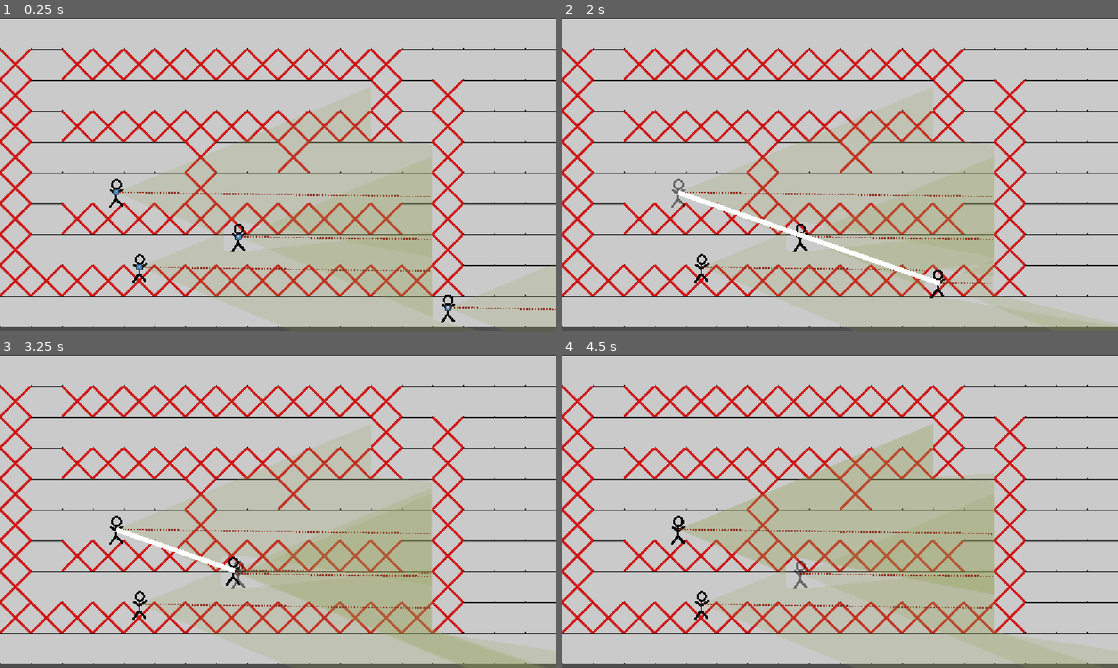
Above: before the commit, frames 1-4 (two rows, left to right).
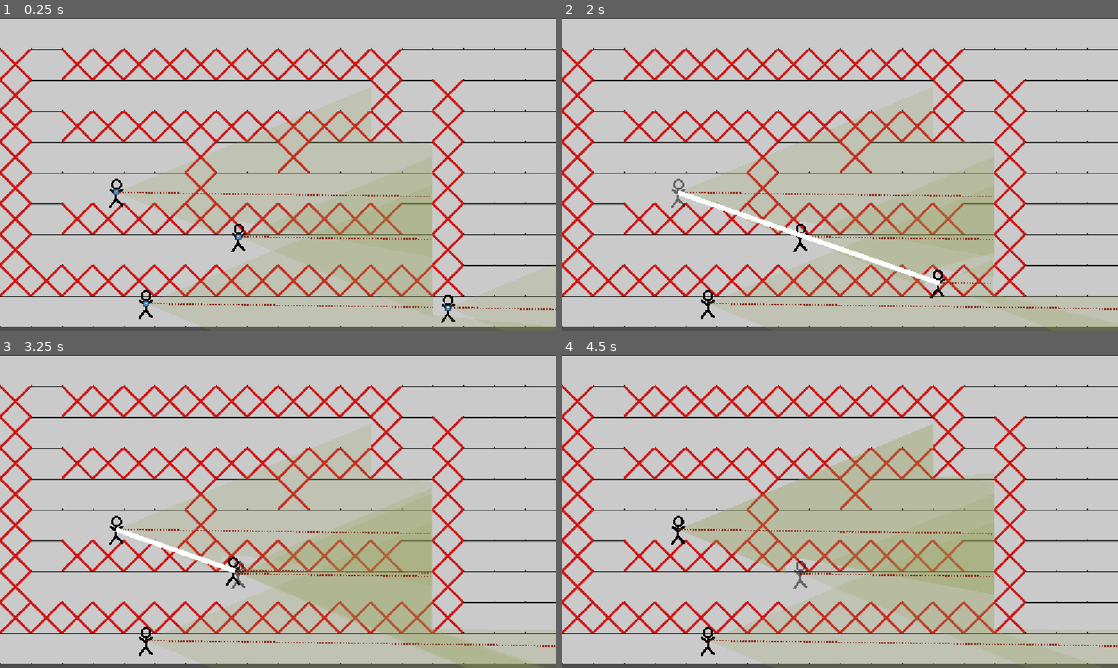
Above: after the commit, the same moments.

Repository: NevenIlincic/Tactical_Move
Game: Godot game, scene res://Scenes/Test_Scene.tscn
The game is run twice, just before and just after one commit, with the same random seed, the same clock (stepped at 60 frames per second) and the same inputs. The engine's default icon, where the game draws it, is replaced by a stand-in: a white triangle on a blue panel in a dark square.
Inputs (mouse positions are in pixels of both pictures, inside the frame that each line leads up to):
- Up to frame 1 (0.25 s): no input
- Up to frame 2 (2 s): tap Enter at 0.5 s; move the mouse to (1012, 309) at 0.52 s; press the mouse at (1012, 309) at 0.53 s; tap W (reset_look_at_path) at 1.25 s; move the mouse to (678, 193) at 1.27 s; release the mouse at (678, 193) at 1.28 s; tap Space (move_confirm) at 1.35 s; click (678, 193) at 1.42 s
- Up to frame 3 (3.25 s): move the mouse to (139, 605) at 2.02 s; right-click (139, 605) at 2.1 s; click (139, 605) at 2.17 s; move the mouse to (239, 574) at 2.77 s; click (239, 574) at 2.85 s
- Up to frame 4 (4.5 s): move the mouse to (1006, 558) at 3.52 s; tap Space (move_confirm) at 3.6 s; click (1006, 558) at 3.67 s; move the mouse to (673, 464) at 4.27 s; right-click (673, 464) at 4.35 s; click (673, 464) at 4.42 s

The runs differ from the first frame. In frame 1, 0.6% of the frame differs, in the area x 23-84%, y 75-99%; in frame 2, 0.6%; in frame 3, 0.7%; in frame 4, 0.7%, in the area x 23-100%, y 75-99%.

Commit message:
[ADD] Weapon states

Diff:
--- a/Scenes/Enemy/enemy.gd
+++ b/Scenes/Enemy/enemy.gd
@@ -3,7 +3,7 @@
 
 var num_seen_by: int = 0
 
-
+@export var HP: float = 100.0
 
 func _ready() -> void:
 	visible = false
--- a/Scenes/Test_Scene.tscn
+++ b/Scenes/Test_Scene.tscn
@@ -5,6 +5,9 @@
 [ext_resource type="Texture2D" uid="uid://dx4qogxo2oe5u" path="res://Sprites/Tiles/New Piskel-2.png (46).png" id="2_mwjvy"]
 [ext_resource type="PackedScene" uid="uid://chy7dddrrr700" path="res://Scenes/Player/Player.tscn" id="4_10mtb"]
 [ext_resource type="PackedScene" uid="uid://y3pndfcq1kxo" path="res://Scenes/Enemy/Enemy.tscn" id="5_svcn8"]
+[ext_resource type="Script" uid="uid://cubw4ogrqm6po" path="res://Scripts/Weapon/weapon.gd" id="6_mykrp"]
+[ext_resource type="Script" uid="uid://bqnc1ha42r85" path="res://Scripts/Weapon/pistol.gd" id="7_88mxo"]
+[ext_resource type="Script" uid="uid://bmr38t2grjqqv" path="res://Scripts/Weapon/m4a1_rifle.gd" id="7_argnq"]
 
 [sub_resource type="TileSetAtlasSource" id="TileSetAtlasSource_10mtb"]
 texture = ExtResource("2_mwjvy")
@@ -27,6 +30,18 @@
 sources/1 = SubResource("TileSetAtlasSource_mwjvy")
 sources/0 = SubResource("TileSetAtlasSource_10mtb")
 
+[sub_resource type="Resource" id="Resource_88mxo"]
+script = ExtResource("7_88mxo")
+current_ammo = 3
+max_ammo_capacity = 3
+fire_rate = 1.0
+damage = 10.0
+metadata/_custom_type_script = "uid://bqnc1ha42r85"
+
+[sub_resource type="Resource" id="Resource_8c5ma"]
+script = ExtResource("7_argnq")
+metadata/_custom_type_script = "uid://bmr38t2grjqqv"
+
 [sub_resource type="RectangleShape2D" id="RectangleShape2D_06txj"]
 size = Vector2(64, 448)
 
@@ -35,6 +50,26 @@
 
 [sub_resource type="RectangleShape2D" id="RectangleShape2D_fhwqp"]
 size = Vector2(64, 192)
+
+[sub_resource type="Resource" id="Resource_ofkpl"]
+script = ExtResource("7_88mxo")
+current_ammo = 3
+max_ammo_capacity = 3
+fire_rate = 1.0
+damage = 10.0
+metadata/_custom_type_script = "uid://bqnc1ha42r85"
+
+[sub_resource type="Resource" id="Resource_argnq"]
+script = ExtResource("7_88mxo")
+metadata/_custom_type_script = "uid://bqnc1ha42r85"
+
+[sub_resource type="Resource" id="Resource_yn6en"]
+script = ExtResource("7_argnq")
+metadata/_custom_type_script = "uid://bmr38t2grjqqv"
+
+[sub_resource type="Resource" id="Resource_ltieu"]
+script = ExtResource("7_88mxo")
+metadata/_custom_type_script = "uid://bqnc1ha42r85"
 
 [node name="Node2D" type="Node2D" unique_id=1609049363 groups=["Level"]]
 script = ExtResource("1_4ms0o")
@@ -47,7 +82,8 @@
 
 [node name="Player2" parent="." unique_id=2120155671 instance=ExtResource("4_10mtb")]
 position = Vector2(928, 600)
-current_engagement_rule = 2
+current_engagement_rule = 4
+weapons = Array[ExtResource("6_mykrp")]([SubResource("Resource_88mxo"), SubResource("Resource_8c5ma")])
 
 [node name="StaticBody2D" type="StaticBody2D" parent="." unique_id=1702938192]
 position = Vector2(928, 288)
@@ -74,9 +110,15 @@
 
 [node name="Player" parent="." unique_id=1108589071 instance=ExtResource("4_10mtb")]
 position = Vector2(241, 361)
+current_engagement_rule = 2
 
 [node name="Player3" parent="." unique_id=933176661 instance=ExtResource("4_10mtb")]
-position = Vector2(289, 516)
+position = Vector2(302, 591)
+current_engagement_rule = 4
+weapons = Array[ExtResource("6_mykrp")]([SubResource("Resource_ofkpl")])
 
 [node name="Player4" parent="." unique_id=1948750327 instance=ExtResource("4_10mtb")]
 position = Vector2(494, 453)
+current_engagement_rule = 3
+weapons = Array[ExtResource("6_mykrp")]([SubResource("Resource_argnq"), SubResource("Resource_yn6en")])
+current_weapon = SubResource("Resource_ltieu")
--- a/Scripts/Player/player.gd
+++ b/Scripts/Player/player.gd
@@ -39,21 +39,27 @@
 var is_shooting: bool = false
 var enemies_in_sight: Dictionary = {} #{Enemy: true}
 
+@export var weapons: Array[Weapon]
+@export var current_weapon: Weapon
+
 func _ready() -> void:
 	player_path.append(global_position)
 	set_up_lines_data()
 	connect_to_signals()
-
+	if not weapons.is_empty():
+		current_weapon = weapons[0]
+		current_weapon.set_weapon_owner(self)
+		print(current_weapon)
 func is_player_walking() -> bool:
 	return is_walking
 func has_enemies_in_sight() -> bool:
 	return not enemies_in_sight.is_empty()
-func is_player_shooting() -> bool:
-	return is_shooting
+#func is_player_shooting() -> bool:
+	#return is_shooting
 
 #Checks if player is in his finished state
 func is_in_finished_state():
-	return not is_player_walking() and not is_player_shooting() and not has_enemies_in_sight()
+	return not is_player_walking() and not has_enemies_in_sight()
 
 func set_up_lines_data():
 	player_path_line.add_point(global_position)
@@ -61,21 +67,12 @@
 	player_look_at_line.set_player_look_at_position_sprite(look_at_position_sprite)
 
 func connect_to_signals():
-	Signals.move_player.connect(move)
+	#Signals.move_player.connect(move)
 	Signals.show_enemy.connect(_on_enemy_seen)
 	Signals.hide_enemy.connect(_on_enemy_lost)
 
 func _physics_process(delta: float) -> void:
 	vision_polygon.update_vision()
-		#if enemy_to_shoot:
-			##print("PUC PUC!")
-			#if follow_enemy_with_rotation:
-				#look_at(enemy_to_shoot.global_position)
-			#else:
-				#set_player_looking_at()
-		#else:
-			#set_player_looking_at()
-
 #Called when ActionState
 func do_while_action(delta: float):
 	check_is_enemy_in_sight()
@@ -83,6 +80,8 @@
 	#vision_polygon.update_vision()
 	move_player_look_at_line_start_position()
 	gradually_remove_path_line()
+	if current_weapon:
+		current_weapon.update(delta)
 
 func check_is_enemy_in_sight():
 	if enemy_to_shoot:
@@ -159,12 +158,12 @@
 func do_actions():
 	player_look_at_line.reset_path()
 	#num_available_steps -= num_steps_to_do
-	await move()
-	on_move_finished()
+	await _move()
+	_on_move_finished()
 
 var rotation_tween: Tween
 var move_tween: Tween
-func move():
+func _move():
 	is_walking = true
 	rotation_tween = create_tween()
 	move_tween = create_tween()
@@ -175,7 +174,7 @@
 	if rotation_tween and rotation_tween.is_valid():
 		await rotation_tween.finished
 
-func on_move_finished():
+func _on_move_finished():
 	is_walking = false
 	player_path.clear()
 	point_to_look = null
@@ -225,7 +224,13 @@
 		EngagementRules.MOVE_AND_SHOT_FOLLOWING:
 			enemy_to_shoot = enemy
 			follow_enemy_with_rotation = true
-			#follow_enemy_with_rotation = true
+	#
+	if enemy_to_shoot:
+		current_weapon.change_weapon_state(WeaponShootState.new())
+	else:
+		current_weapon.change_weapon_state(WeaponIdleState.new())
+	current_weapon.change_enemy_to_shoot(enemy)
+
 func _on_enemy_seen(enemy: Enemy, players: Array[Player]) -> void:
 	if self not in players:
 		return
@@ -239,5 +244,13 @@
 	enemy.hide_enemy()
 	if enemies_in_sight.has(enemy):
 		enemies_in_sight.erase(enemy)
-	enemy_to_shoot = null
+
+	if enemies_in_sight.is_empty():
+		enemy_to_shoot = null
+		current_weapon.change_weapon_state(WeaponIdleState.new())
+	else:
+		enemy_to_shoot = enemies_in_sight.keys()[0]
+		current_weapon.change_weapon_state(WeaponShootState.new())
+
+	current_weapon.change_enemy_to_shoot(enemy_to_shoot)
 	point_to_look = null
--- a/Scripts/State/action_state.gd
+++ b/Scripts/State/Level_State/action_state.gd
@@ -30,6 +30,6 @@
 		player.do_while_action(delta)
 		if not player.is_in_finished_state():
 			all_players_finished_moves = false
-	#print(all_players_finished_moves)
+
 	if all_players_finished_moves:
 		level.set_level_state(PlayerSetMoveState.new([level]))
--- a/Scripts/State/player_move_set_state.gd
+++ b/Scripts/State/Level_State/player_move_set_state.gd
@@ -12,11 +12,9 @@
 
 
 func _init(data: Array):
-	print("RAZMISLI!")
 	level = data[0]
 	alive_players = level.get_alive_players()
 	player_selection_manager = PlayerSelectionManager.new()
-	connect_to_singals()
 	#fill_occupied_target_tiles_dict()
 
 func _unhandled_input(event: InputEvent):
@@ -48,15 +46,6 @@
 	if Input.is_action_just_pressed("reset_path") and selected_player:
 			#_erase_from_occupated_tiles_dict(selected_player.player_path[-1], selected_player)
 		selected_player.reset_path()
-
-func connect_to_singals():
-	player_selection_manager.player_selection_changed.connect(_on_player_selection_changed)
-	player_selection_manager.player_deselected.connect(_on_deselect_player)
-func _on_deselect_player(deselected_player: Player):
-	pass
-	#var target_tile = deselected_player.player_path[-1]
-	#_add_to_occupated_tiles_dict(target_tile, deselected_player)
-	#level.draw_path()
 
 
 
@@ -97,35 +86,6 @@
 
 	return false
 
-func _on_player_selection_changed(previous_selected_player: Player, new_selected_player: Player):
-	pass
-	#level.free_tile(new_selected_player.starting_tile)
-	#level.free_tile(new_selected_player.player_path[-1])
-	#_erase_from_occupated_tiles_dict(new_selected_player.starting_tile, new_selected_player)
-	#_erase_from_occupated_tiles_dict(new_selected_player.player_path[-1], new_selected_player)
-
-#func _add_to_occupated_tiles_dict(tile: Vector2i, player: Player):
-	#if not occupied_target_tiles.has(tile):
-		#var new_dict: Dictionary = {player: true}
-		#occupied_target_tiles[tile] = new_dict
-	#else:
-		#var existing_tile_dict: Dictionary = occupied_target_tiles[tile]
-		#existing_tile_dict[player] = true
-		#occupied_target_tiles[tile] = existing_tile_dict
-
-#func _erase_from_occupated_tiles_dict(tile: Vector2i, player: Player):
-	#if not occupied_target_tiles.has(tile):
-		#return
-	#var tile_dict: Dictionary = occupied_target_tiles[tile]
-	#tile_dict.erase(player)
-	#if tile_dict.is_empty():
-		#occupied_target_tiles.erase(tile)
-	#else:
-		#occupied_target_tiles[tile] = tile_dict
-
-#func fill_occupied_target_tiles_dict():
-	#for player in alive_players:
-		#occupied_target_tiles[player.starting_tile] = {player: true}
 
 func check_is_players_moving_possible() -> bool:
 	for target_tile_dict: Dictionary in occupied_target_tiles.values():
--- /dev/null
+++ b/Scripts/State/Weapon_State/weapon_idle_state.gd
@@ -0,0 +1,7 @@
+class_name WeaponIdleState extends WeaponState
+
+func enter(weapon: Weapon):
+	current_weapon = weapon
+
+func update(delta: float):
+	pass
--- /dev/null
+++ b/Scripts/State/Weapon_State/weapon_reloading_state.gd
@@ -0,0 +1,8 @@
+class_name WeaponReloadState extends WeaponState
+
+func enter(weapon: Weapon):
+	current_weapon = weapon
+	print("REPETIRAM!")
+
+func update(delta: float):
+	pass
--- /dev/null
+++ b/Scripts/State/Weapon_State/weapon_shooting_state.gd
@@ -0,0 +1,23 @@
+class_name WeaponShootState extends WeaponState
+
+var fire_timer: float
+
+func enter(weapon: Weapon):
+	current_weapon = weapon
+	fire_timer = 0.0
+
+func update(delta: float):
+	check_has_ammo()
+	fire_timer -= delta
+	if fire_timer <= 0.0:
+		shoot_target()
+		fire_timer = 1.0 / current_weapon.fire_rate
+
+func check_has_ammo():
+	if current_weapon.current_ammo <= 0:
+		current_weapon.change_weapon_state(WeaponReloadState.new())
+		return
+func shoot_target():
+	current_weapon.current_ammo -= 1
+	current_weapon.enemy_to_shoot.HP -= current_weapon.damage
+	print("NEPRIJATELJ POGODJEN: ", current_weapon.enemy_to_shoot.HP)
--- /dev/null
+++ b/Scripts/State/Weapon_State/weapon_state.gd
@@ -0,0 +1,11 @@
+@abstract
+class_name WeaponState
+extends Resource
+
+var current_weapon: Weapon
+
+@abstract
+func enter(weapon: Weapon);
+
+@abstract
+func update(delta: float)
--- /dev/null
+++ b/Scripts/Weapon/m4a1_rifle.gd
@@ -0,0 +1 @@
+class_name m4a1Rifle extends Weapon
--- /dev/null
+++ b/Scripts/Weapon/pistol.gd
@@ -0,0 +1 @@
+class_name Pistol extends Weapon
--- /dev/null
+++ b/Scripts/Weapon/weapon.gd
@@ -0,0 +1,28 @@
+class_name Weapon
+extends Resource
+
+@export var current_ammo: int
+@export var max_ammo_capacity: int
+@export var fire_rate: float
+@export var damage: float
+@export var hit_chance: float
+
+var weapon_owner: Player
+var weapon_state: WeaponState
+var enemy_to_shoot: Enemy
+
+func _init():
+	change_weapon_state(WeaponIdleState.new())
+
+func set_weapon_owner(player: Player):
+	weapon_owner = player
+
+func change_weapon_state(new_state: WeaponState):
+	weapon_state = new_state
+	weapon_state.enter(self)
+
+func change_enemy_to_shoot(enemy: Enemy):
+	enemy_to_shoot = enemy
+
+func update(delta: float):
+	weapon_state.update(delta)
Renamed: Scripts/State/action_state.gd.uid -> Scripts/State/Level_State/action_state.gd.uid
Renamed: Scripts/State/player_move_set_state.gd.uid -> Scripts/State/Level_State/player_move_set_state.gd.uid
Renamed: Scripts/State/state.gd -> Scripts/State/Level_State/state.gd
Renamed: Scripts/State/state.gd.uid -> Scripts/State/Level_State/state.gd.uid
Not shown, added: Scripts/State/Weapon_State/weapon_idle_state.gd.uid
Not shown, added: Scripts/State/Weapon_State/weapon_reloading_state.gd.uid
Not shown, added: Scripts/State/Weapon_State/weapon_shooting_state.gd.uid
Not shown, added: Scripts/State/Weapon_State/weapon_state.gd.uid
Not shown, added: Scripts/Weapon/m4a1_rifle.gd.uid
Not shown, added: Scripts/Weapon/pistol.gd.uid
Not shown, added: Scripts/Weapon/weapon.gd.uid
